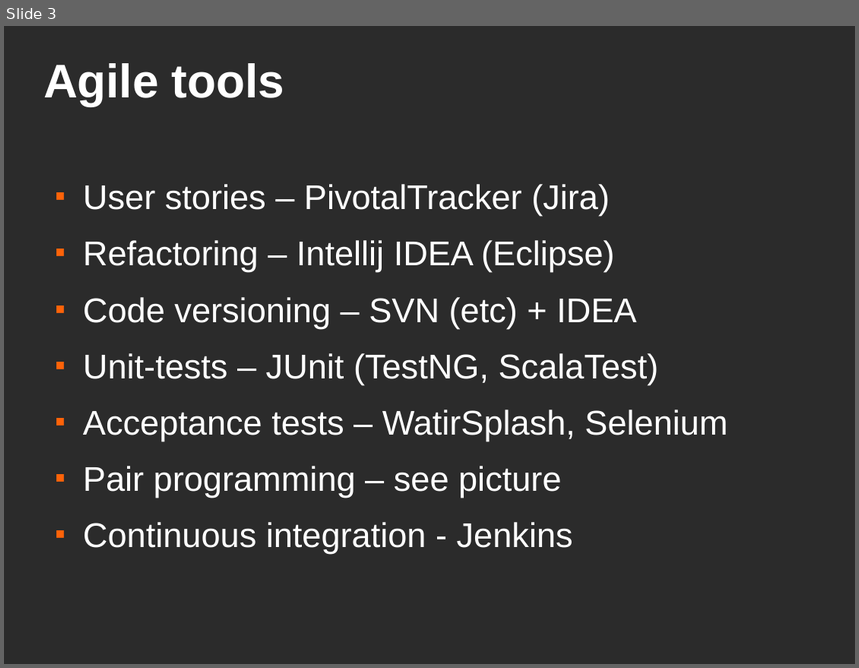
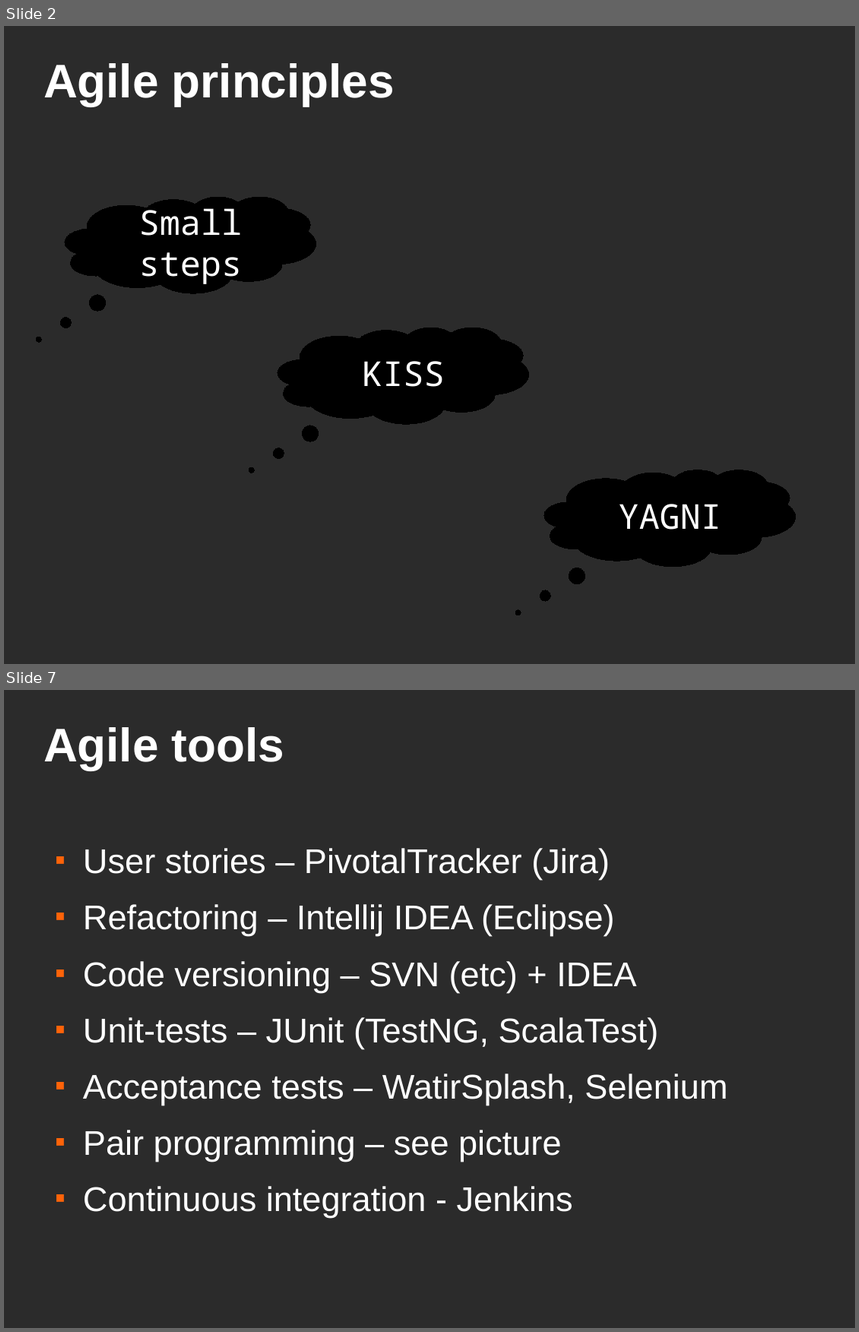
Before and after one commit to asolntsev/presentations, a slide deck: agile-technical-practices/agile-techical-practices.agile-ee.odp. Shown one above the other, each under a label of ours: slide 3 before the commit, slides 2 and 7 after it; the slides between them are not shown. The pictures are 859x668 and 859x1332 pixels, drawn with LibreOffice and Linux fonts; fonts in the diff are those of the drawing; background and template pictures are left out; a plain dark background stands for a picture behind light text. Boxes give left, top, right and bottom in pixels: in the first picture for what was removed or moved away, otherwise in the second. Text is boxed around its words. In the diff, an @@ line names an element or a change of style, - is before the commit and + after.

```diff
--- a/agile-technical-practices/agile-techical-practices.agile-ee.odp
+++ b/agile-technical-practices/agile-techical-practices.agile-ee.odp
@@ slide 2 added at (4,26,855,664), background picture (left out) @@
@@ title added at (44,63,395,107), 44 pt, text #FFFFFF, bold @@
+Agile principles
@@ thought cloud added at (65,197,316,294), fill #000000, outline #000000 0 pt @@
@@ text added at (139,203,242,286), 32 pt, text #FFFFFF @@
+Small steps
@@ thought cloud added at (278,327,529,423), fill #000000, outline #000000 0 pt @@
@@ text added at (362,361,444,387), 32 pt, text #FFFFFF @@
+KISS
@@ thought cloud added at (544,470,796,566), fill #000000, outline #000000 0 pt @@
@@ text added at (619,504,721,530), 32 pt, text #FFFFFF @@
+YAGNI
@@ what was slide 3 is now slide 7 @@
```
Also in this commit, not shown: 2 slides changed, 3 other slides added.
